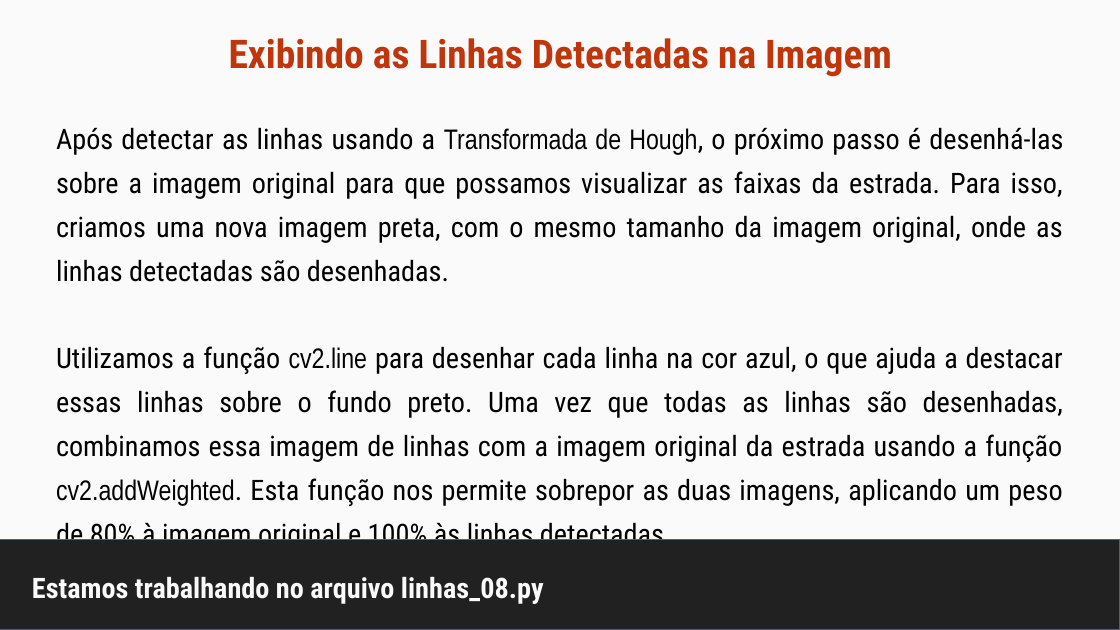
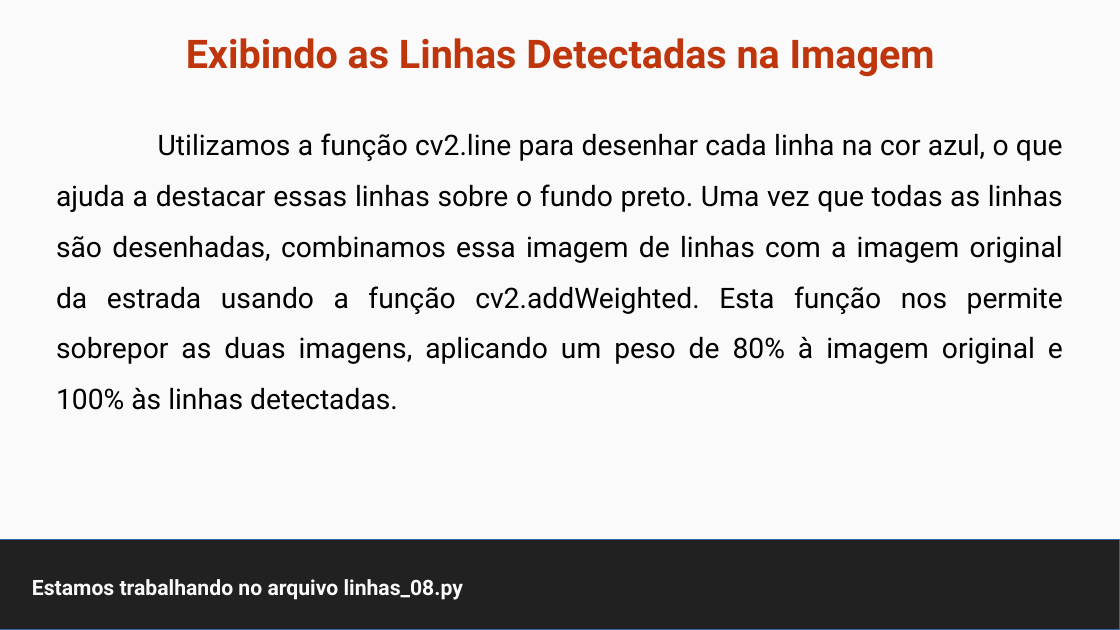
Before and after one commit to maurizioprizzi/finding_lanes, a slide deck: slide 35 of computer_vision_encounter_01.odp (slide 27 before the commit). Drawn at 1120x630 pixels with LibreOffice and Linux fonts; fonts in the diff are those of the drawing. Boxes give left, top, right and bottom in pixels: in the first picture for what was removed or moved away, otherwise in the second. Text is boxed around its words. In the diff, an @@ line names an element or a change of style, - is before the commit and + after.

```diff
--- a/computer_vision_encounter_01.odp
+++ b/computer_vision_encounter_01.odp
@@ title "Exibindo as Linhas Detectadas na ..." at <box>186,38,935,77</box>: font Roboto Condensed to Roboto @@
@@ text "Utilizamos a função cv2.line para ..." at <box>56,133,1063,410</box>: font Roboto Condensed to Roboto; font Arial Narrow to Roboto in "cv2.line cv2.addWeighted."; line spacing 31.2pt to 1.5 @@
@@ text at <box>56,127,1063,282</box>: paragraph removed @@
-Após detectar as linhas usando a Transformada de Hough, o próximo passo é desenhá-las sobre a imagem original para que possamos visualizar as faixas da estrada. Para isso, criamos uma nova imagem preta, com o mesmo tamanho da imagem original, onde as linhas detectadas são desenhadas.
@@ title "Estamos trabalhando no arquivo linhas_08.py" at <box>32,579,463,600</box>: size 20 to 15 pt, font Roboto Condensed to Roboto @@
```
Also in this commit, not shown: 31 other slides changed, 10 slides added, 11 other files.
